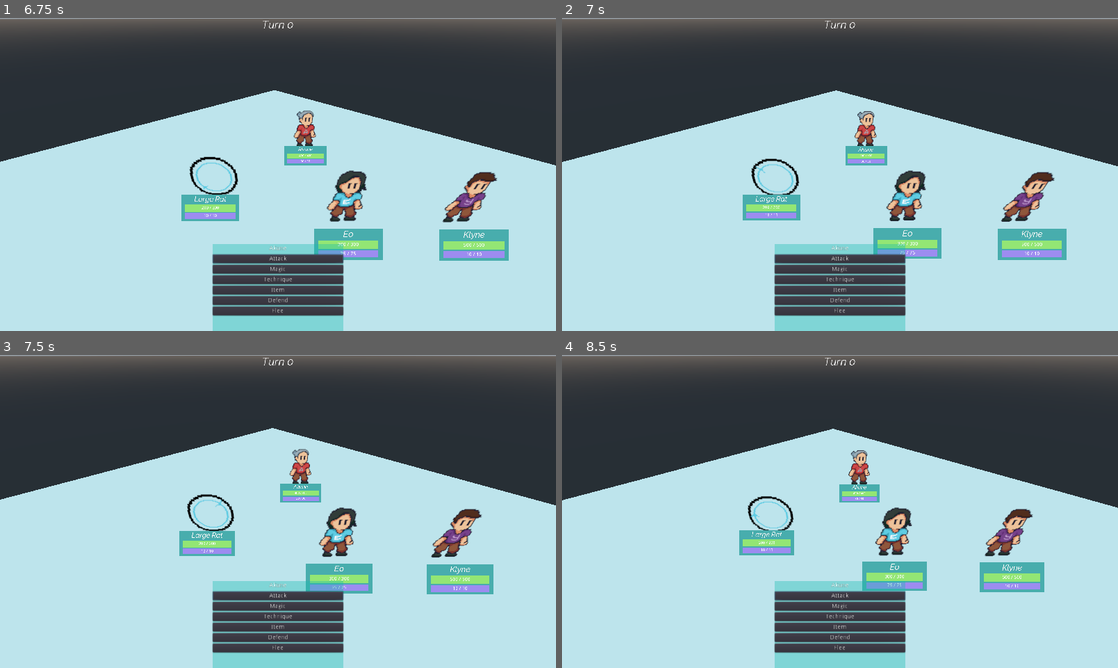
Above: before the commit, frames 1-4 (two rows, left to right).
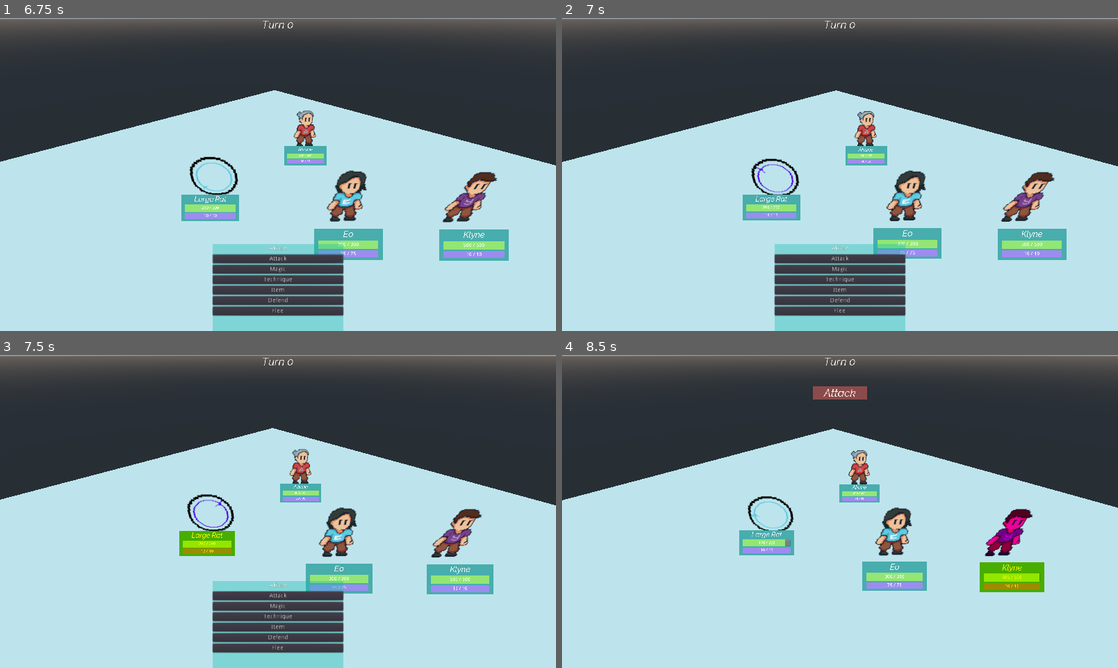
Above: after the commit, the same moments.

Repository: avsecam/aob
Game: Godot game, scene res://Scenes/Main.tscn
Same seed, same stepped clock (60 frames per second), same inputs: the game is played once before the commit and once after it.
Inputs:
- Up to frame 1 (6.75 s): tap Enter (ui_accept) at 0.5, 0.77, 1.52, 3.02, 3.77, 4.52 s; hold Shift (sprint) 0.53-1.28 s; hold Up (ui_up) 0.53-2.03 s; tap Shift (sprint) at 1.35, 2.85, 4.35, 6.6 s; hold Shift (sprint) 2.03-2.78 s; hold Left (ui_left) 2.03-3.53 s; hold Down (ui_down) 3.53-4.28 s; hold Shift (sprint) 3.53-4.28 s; hold Right (ui_right) 4.28-5.03 s; hold Up (ui_up) 5.03-5.75 s; hold Shift (sprint) 5.03-5.75 s; click "Attack" at 5.75 s; hold Right (ui_right) from 6.53 s (still down)
- Up to frame 2 (7 s): keep holding Right (ui_right); tap Enter (ui_accept) at 6.77 s
- Up to frame 3 (7.5 s): keep holding Right (ui_right); hold Shift (sprint) from 7.28 s (still down)
- Up to frame 4 (8.5 s): keep holding Right (ui_right); tap Enter (ui_accept) at 7.52, 8.27 s; release Shift (sprint) at 8.03 s; tap Shift (sprint) at 8.1 s

Frame 1 is identical in both runs. In frame 2, 0.2% of the frame differs, in the area x 34-62%, y 46-79%; in frame 3, 1.0%; in frame 4, 8.6%, in the area x 35-87%, y 10-100%.
Error before the commit: Invalid get index 'text' (on base: 'Nil'). (res://Scenes/Battle/CombatCharacter.gd:61)

Commit message:
Enable enemy use of techniques and magics

Diff:
--- a/Scenes/Battle/Battle.gd
+++ b/Scenes/Battle/Battle.gd
@@ -218,19 +218,20 @@
 	combatOptions.defendButton
 	combatOptions.fleeButton.connect("pressed", self, "_exit_battle")
 
-	if character.isHero:
-		character.connect("attackReadied", self, "_enter_target_select")
-		character.connect("magicReadied", self, "_enter_target_select")
-	else:
-		character.connect("attackReadied", self, "_enter_target_select")
-		character.connect("magicReadied", self, "_enter_target_select")
+	character.connect("attackReadied", self, "_enter_target_select")
+	character.connect("magicReadied", self, "_enter_target_select")
+	character.connect("techniqueReadied", self, "_enter_target_select")
+
 func _unset_options_signals():
+	var character = currentCharacterPosition.get_child(0)
 	combatOptions.attackButton.disconnect("pressed", currentCharacterPosition.get_child(0), "action")
 	combatOptions.defendButton
 	combatOptions.fleeButton.disconnect("pressed", self, "_exit_battle")
 
-	currentCharacterPosition.get_child(0).disconnect("attackReadied", self, "_enter_target_select")
-	currentCharacterPosition.get_child(0).disconnect("magicReadied", self, "_enter_target_select")
+	character.disconnect("attackReadied", self, "_enter_target_select")
+	character.disconnect("magicReadied", self, "_enter_target_select")
+	character.disconnect("techniqueReadied", self, "_enter_target_select")
+
 
 
 # set/unset signals for MAGICS, TECHNIQUES, and ITEMS
--- a/Scenes/Battle/CombatCharacter.gd
+++ b/Scenes/Battle/CombatCharacter.gd
@@ -33,6 +33,7 @@
 	if !isHero:
 		character.connect("actionReadied", self, "_on_enemy_readied")
 
+
 func _physics_process(_delta):
 	if isSelected:
 		combatInfo.modulate = Color(1, 1, 0, 1)
@@ -51,7 +52,7 @@
 
 
 # contains readying attack, magic, technique, and item
-func action(action: ActionButton = ActionButton.new(), category: String = ""):
+func action(action: Button = Button.new(), category: String = ""):
 	if !isHero:
 		character.action()
 		return
--- a/Scenes/Battle/CombatOptions.gd
+++ b/Scenes/Battle/CombatOptions.gd
@@ -33,7 +33,7 @@
 
 
 func _ready_sub_container(array: Array):
-	if array.empty():
+	if array == []:
 		subContainer.grab_focus()
 		subContainerButtons.clear()
 		subContainer.get_node("ColorRect").rect_size.y = 20
--- a/Scenes/Character/Enemy/Enemy.gd
+++ b/Scenes/Character/Enemy/Enemy.gd
@@ -7,9 +7,9 @@
 var characterInfo: Array # contains all combatant stats for targeting
 var heroInfo: Array
 var enemyInfo: Array
-var attackChance: float = 1
-var magicChance: float = 0.5
-var techniqueChance: float = 0.5
+var attackChance: float = 60
+var magicChance: float = 50
+var techniqueChance: float = 50
 #var itemChance: float = 0.3
 var actionTypeChances: Array = [
 	[GameData.ActionType.ATTACK, attackChance],
@@ -26,7 +26,7 @@
 	characterStats.ready()
 
 	characterStats.techniques = [ # [name, weight]
-		["scratch", 0.5]
+		["scratch", 50]
 	]
 
 	# clear chances if corresponding array is empty
@@ -56,9 +56,8 @@
 		emit_signal("actionReadied", actionType, actionInfo, selectedTargets)
 
 	else:
-		var category: int = actionType
 		var actionInfoRaw: Dictionary
-		match(category):
+		match(actionType):
 			GameData.ActionType.MAGIC:
 				print("%s is casting %s..." % [characterStats.characterName, subAction])
 				actionInfoRaw = Magic.magics[subAction.to_lower()]
@@ -72,9 +71,9 @@
 		actionInfo["offensive"] = actionInfoRaw["offensive"]
 		actionInfo["targetType"] = actionInfoRaw["targetType"]
 		actionInfo["damageType"] = actionInfoRaw["damageType"]
+		selectedTargets = _choose_target(actionInfo["targetType"])
 
-		match(category):
-			GameData.ActionType.MAGIC: emit_signal("actionReadied", actionType, actionInfo, selectedTargets)
+		emit_signal("actionReadied", actionType, actionInfo, selectedTargets)
 
 
 # choose what action to do
@@ -97,21 +96,21 @@
 # returns the index of the selected pair
 func _rng_weighted(array: Array) -> int:
 	var rng: RandomNumberGenerator = RandomNumberGenerator.new()
-	var randomNumber: float
-	var weightSum: float = 0
-	var returnIndex: int = 0 # index of selected chance
+	var randomNumber: int
+	var weightSum: int
+	var returnIndex: int # index of selected chance
 
 	for pair in array:
 		weightSum += pair[1]
 
 	rng.randomize()
-	rng.randf_range(0, weightSum)
+	randomNumber = rng.randi_range(0, weightSum)
 
-	while returnIndex < array.size():
+	while returnIndex < array.size() - 1:
 		if randomNumber < array[returnIndex][1]:
 			break
 		randomNumber -= array[returnIndex][1]
-
+		returnIndex += 1
 	return returnIndex
 
 
@@ -134,8 +133,3 @@
 	for character in characterInfo:
 		if character[0].get_child(0).isHero: heroInfo.append(character[0])
 		else: enemyInfo.append(character[0])
-
-
-func _physics_process(delta):
-	if Input.is_action_just_pressed("sprint"):
-		print(characterInfo)
